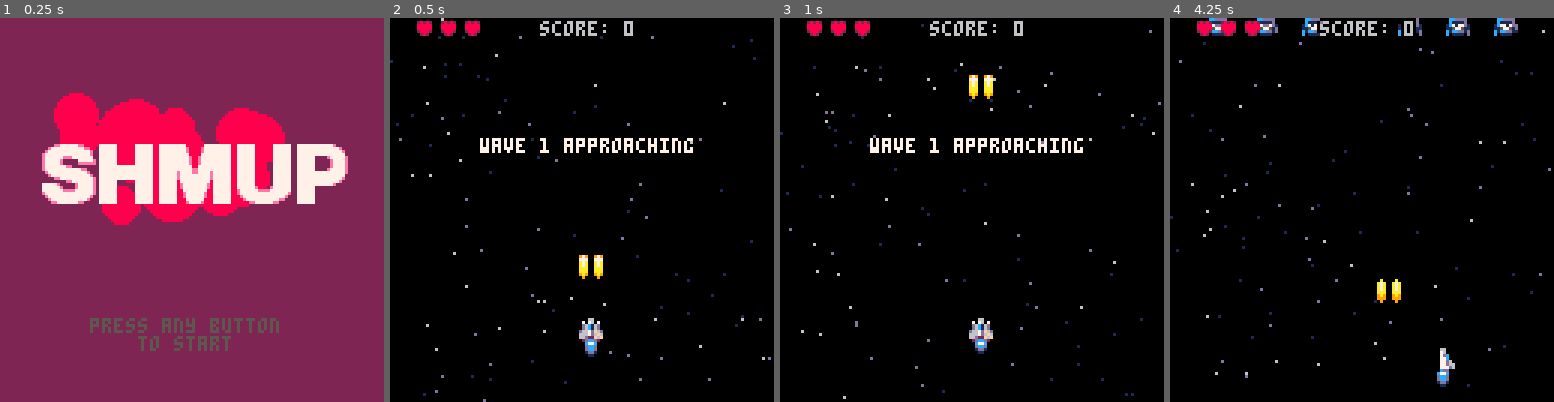
Above: before the commit, frames 1-4 (left to right).
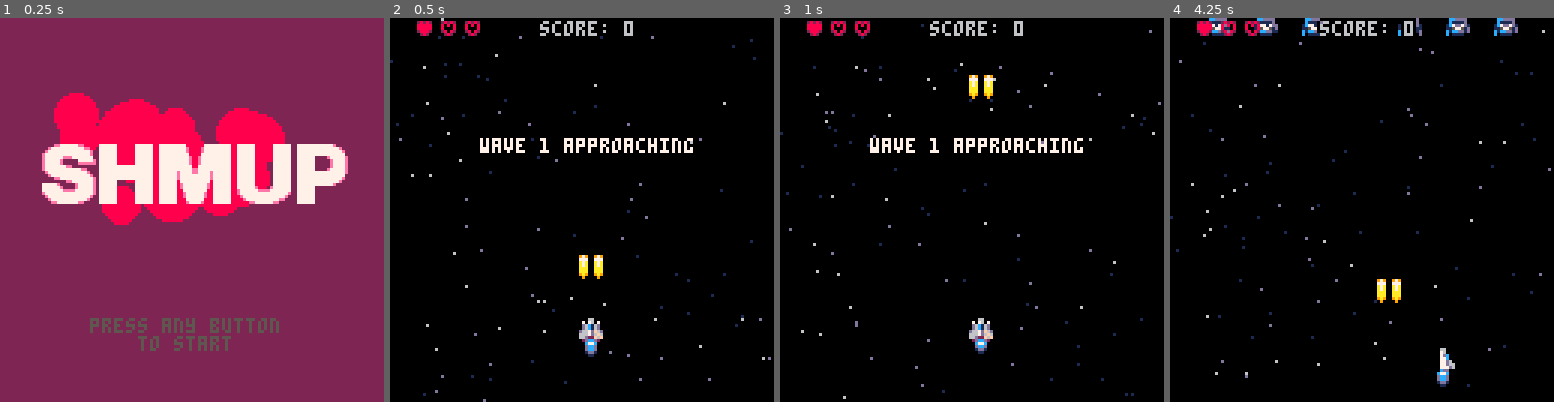
Above: after the commit, the same moments.

Repository: jimmac/pico-shed
Game: PICO-8 cartridge shmup.p8
Two runs of this game, one before a commit and one after it. Both use one fixed random seed, a clock stepped at 60 frames per second and the inputs below.
Inputs:
- Up to frame 1 (0.25 s): no input
- Up to frame 2 (0.5 s): tap X (X key) at 0.33 s
- Up to frame 3 (1 s): tap O (Z key) at 0.7 s
- Up to frame 4 (4.25 s): tap X (X key) at 1.07, 1.85, 2.97, 4.08 s; hold Right 1.6-2.1 s; tap O (Z key) every 0.4 s from 1.7 to 4.1 s; hold Up 2.15-2.42 s; hold Right 2.47-3.03 s; hold Left 3.08-3.58 s; hold Down 3.63-3.97 s; hold Right from 4.02 s (still down)

Frame 1 is identical in both runs. In frame 2, less than 0.1% of the frame differs, in the area x 14-23%, y 1-4%; in frame 3, less than 0.1%; in frame 4, 0.3%, in the area x 11-91%, y 1-74%.

Commit message:
rewrite wave spawning, bullets
- types of enemies a propetry of enemy, not wave
- prepare for boss
- bullets only partly ready for enemy bullets

Diff:
--- a/shmup.p8
+++ b/shmup.p8
@@ -61,7 +61,7 @@
 	pl.spx=0
 	pl.spy=0  --speed
 	pl.spr=2
-	pl.lv=3   --number of lives
+	pl.lv=1   --number of lives
 	pl.inv=0  --invincibility
 	          -- frames
 	flame=4   --spr of flame
@@ -86,11 +86,11 @@
 
 	--enemy waves
 	enwaves={}
-	enwaves[1]={rows=3,hp=2}
-	enwaves[2]={rows=4,hp=3}
-	enwaves[3]={rows=4,hp=4}
-	enwaves[4]={rows=4,hp=5}
-	enwaves[5]={rows=5,hp=6}
+	enwaves[1]={rows=3,'diamond'}
+	enwaves[2]={rows=4,'grid'}
+	enwaves[3]={rows=4,'diamond'}
+	enwaves[4]={rows=4,'grid'}
+	enwaves[5]={rows=5,'grid'}
 end
 -->8
 --tools
@@ -113,7 +113,7 @@
   end
 end
 
-function bang()
+function bang() --muzzle flash
   if flash>0 then
    circfill(pl.x+3,pl.y-3,flash,7)
    flash-=1
@@ -136,7 +136,7 @@
 	return cols[blinkt+1]
 end
 
-function splat()
+function splat() --start screen bg
  local tbl={}
  for i=1,20 do
 	 tbl[i]={}
@@ -274,6 +274,15 @@
 	end
 
 	return c
+end
+
+function spawn_bullet(x,y,spr)
+	local newbl={}
+
+	newbl.x=x
+	newbl.y=y
+	newbl.spr=spr
+	add(bl,newbl)
 end
 -->8
 --update
@@ -313,11 +322,11 @@
 	--moving enemies
 	for myen in all(en) do
 		myen.y+=myen.spy
-		myen.spr+=.1 --wtf works
-		if myen.spr>=myen.sprbase+4 then
-			myen.spr=myen.sprbase
-		end
-
+		myen.aniframe+=.1 --wtf works
+	 myen.spr=myen.ani[flr(myen.aniframe)]
+	 if flr(myen.aniframe)>=#myen.ani then
+	 	myen.aniframe=1
+	 end
 		-- kill offscreen enemies
 		if myen.y>150 then
 		 del(en,myen)
@@ -344,24 +353,20 @@
 	end
 	pl.inv-=1
 	if pl.lv<=0 then
+		pl.inv=0 --don't flash at the end
 		mode="gameover"
 		music(40)
 	end
 
 	--shooting
 	if btn(❎) then
-	 if firet<=0 then
+		if firet<=0 then
 			sfx(0)
-			local newbl={}
-
-			newbl.x=pl.x
-			newbl.y=pl.y-3
-			newbl.spr=16+flr(rnd(2))
-			add(bl,newbl)
-			firet=4 --frames between shots
-			flash=6 --size of the muzzleflash resets
-  else
-  	firet-=1
+			spawn_bullet(pl.x,pl.y-3,15)
+	 	firet=4 --frames between shots
+		 flash=6 --size of the muzzleflash resets
+		else
+			firet-=1
 		end
 	else
 		--immediate fire cooldown
@@ -418,14 +423,12 @@
 end
 
 function update_gameover()
- score=0
- pl.lv=5
  if btn(❎)==false and btn(🅾️)==false then
  	btnrelease=true
  end
 
  if btnrelease then
-		if btnp(🅾️) then
+		if btnp(🅾️) or btnp(❎) then
 			mode="start"
 			btnrelease=false
 		end
@@ -433,12 +436,12 @@
 end
 
 function update_youwin()
- if btn(❎)==false and btn(🅾️)==false then
+ if btnp(❎)==false and btnp(🅾️)==false then
  	btnrelease=true
  end
 
  if btnrelease then
-		if btnp(🅾️) then
+		if btnp(🅾️) or btnp(❎) then
 			mode="start"
 			btnrelease=false
 			music(0)
@@ -466,21 +469,20 @@
 	draw_stars()
 
 	--player
-	if pl.inv<=0 then
-	 --ship
-		drwspr(pl)
-		--flame
- 	spr(flame,pl.x,pl.y+5)
- else
-  --invulnerable state
-  if sin(fr/10)<0.1 then
-   flashpal()
-	  drwspr(pl)
-	  pal()
-	  spr(flame,pl.x,pl.y+5)
-	 end
-	end
-
+	if pl.lv>0 then --dont render when dead
+		if pl.inv<=0 then
+		 --ship
+			drwspr(pl)
+			--flame
+	 	spr(flame,pl.x,pl.y+5)
+	 else
+	  --invulnerable state
+	  if sin(fr/10)<0.1 then
+		  drwspr(pl)
+		  spr(flame,pl.x,pl.y+5)
+		 end
+		end
+	end
 
 	--enemies
 	for myen in all(en) do
@@ -560,7 +562,7 @@
 end
 
 function draw_gameover()
- cls(2)
+ draw_game()
 
 	print("\14 game over",36,41,1)
 	print("\14 game over",36,40,7)
@@ -604,8 +606,7 @@
 			for j=1,enwaves[wave].rows do
 				local x=(i-1)*16+12
 		  local y=-96+16*j
-		  hp=enwaves[wave].hp
-				spawnen(x,y,hp)
+				spawnen(x,y,wave)
 			end
 		end
 	else --win
@@ -614,317 +615,344 @@
 	end
 end
 
-function spawnen(x,y,hp)
-			local myen={}
-			myen.x=x
-			myen.y=y
-			myen.spy=.2
-			myen.spx=0
-			local esprs={20,24,36,40,52}
-			myen.sprbase=esprs[wave]
-			myen.spr=myen.sprbase+rnd(4)
-			myen.hp=hp
-			myen.flash=0
-			add(en,myen)
-end
-…(301 lines of a section not shown)…
+function spawnen(x,y,entype)
+	if entype==nil then entype=1 end
+
+	local myen={}
+	myen.x=x
+	myen.y=y
+	myen.aniframe=1+rnd(4) --first frame of animation
+	if entype==10 then
+		--boss
+		printh('boss')
+	elseif entype==2 then
+		myen.hp=3
+		myen.spy=.25
+		myen.spx=0
+		myen.ani={20,21,22,23}
+	elseif entype==3 then
+		myen.hp=4
+		myen.spy=.2
+		myen.spx=0
+		myen.ani={32,33,34,35}
+	elseif entype==4 then
+		myen.hp=2
+		myen.spy=.5
+		myen.spx=0
+		myen.ani={36,37,38,39}
+	elseif entype==5 then
+		myen.hp=5
+		myen.spy=.25
+		myen.spx=0
+		myen.ani={48,49,50,51}
+	else
+		--default 1
+		myen.hp=2
+		myen.spy=.2
+		myen.spx=0
+		myen.ani={16,17,18,19}
+	end
+	myen.flash=0
+	add(en,myen)
+end
+…(301 lines of a section not shown)…
Not shown, changed: 32 lines of the sprite sheet (__gfx__) section of shmup.p8
